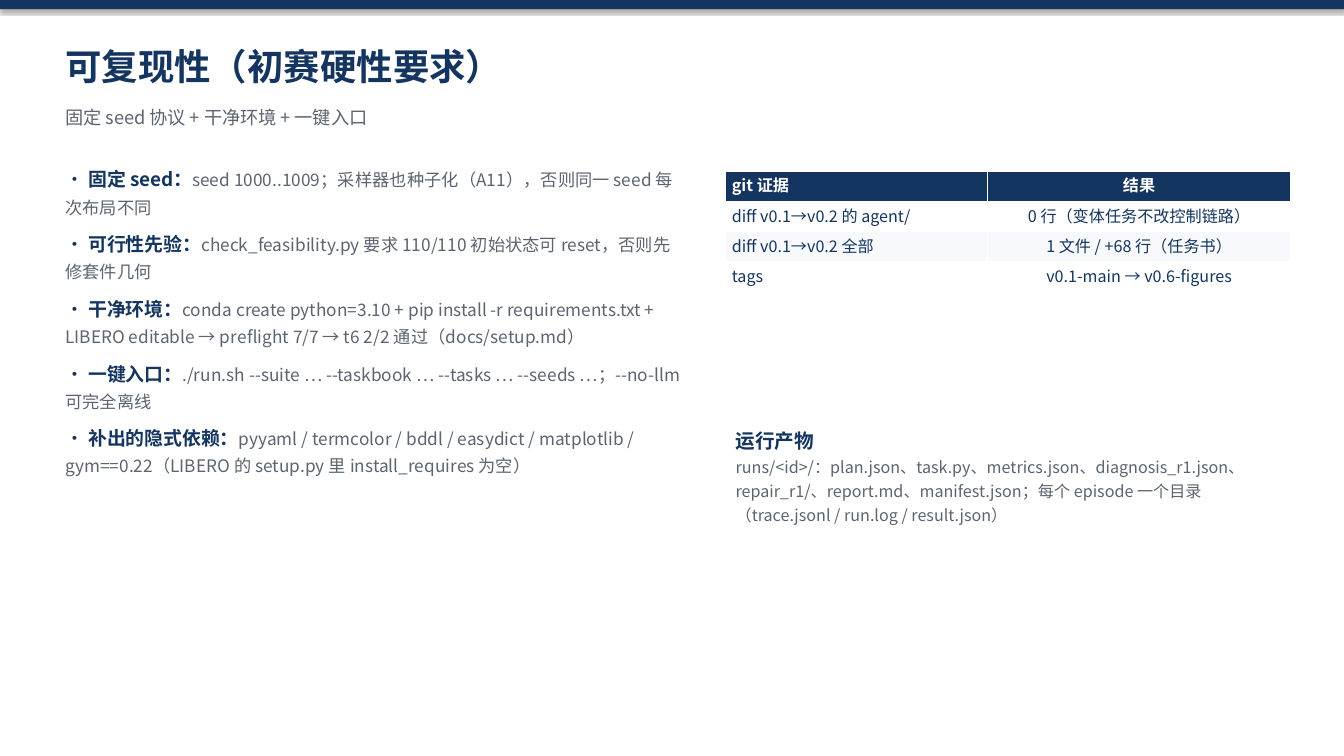
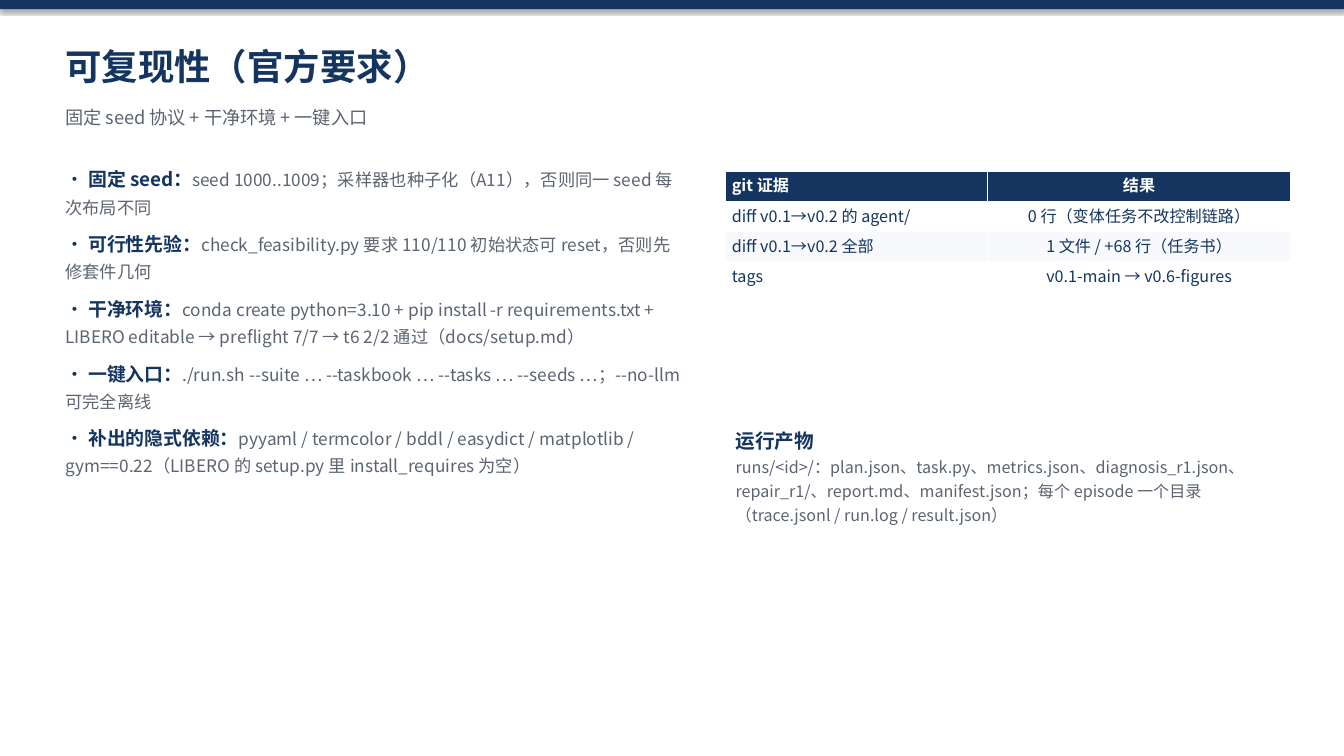
Before and after one commit to JamesWei216/agentic-robotics, a slide deck: slide 10 of reports/Agentic-Robotics-赛题汇报.pptx. Drawn at 1344x756 pixels with LibreOffice and Linux fonts; fonts in the diff are those of the drawing. Boxes give left, top, right and bottom in pixels: in the first picture for what was removed or moved away, otherwise in the second. Text is boxed around its words. In the diff, an @@ line names an element or a change of style, - is before the commit and + after.

Commit message:
PPT 同步 P1-2/P1-3 结果：数字改为从 metrics.json 读取（98.0% / 95.5% / 90.0% / 100.0%），新增 A22 页脚与口径说明，人确认改官方口径

```diff
--- a/reports/Agentic-Robotics-赛题汇报.pptx
+++ b/reports/Agentic-Robotics-赛题汇报.pptx
@@ text at (65,48,429,84): text changed @@
-可复现性（初赛硬性要求）
+可复现性（官方要求）
```
Also in this commit, not shown: 9 other slides changed, 1 other file.
